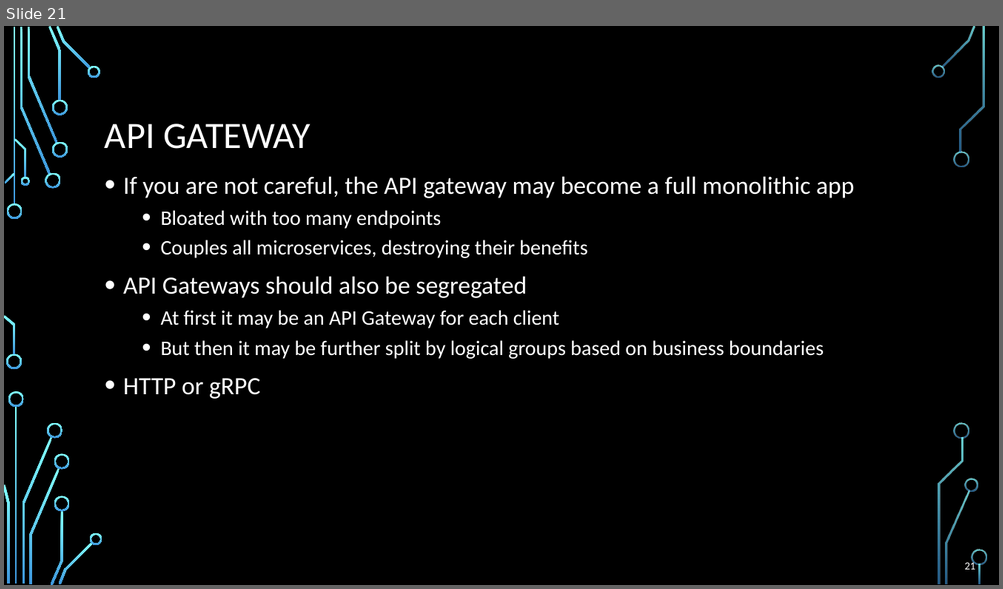
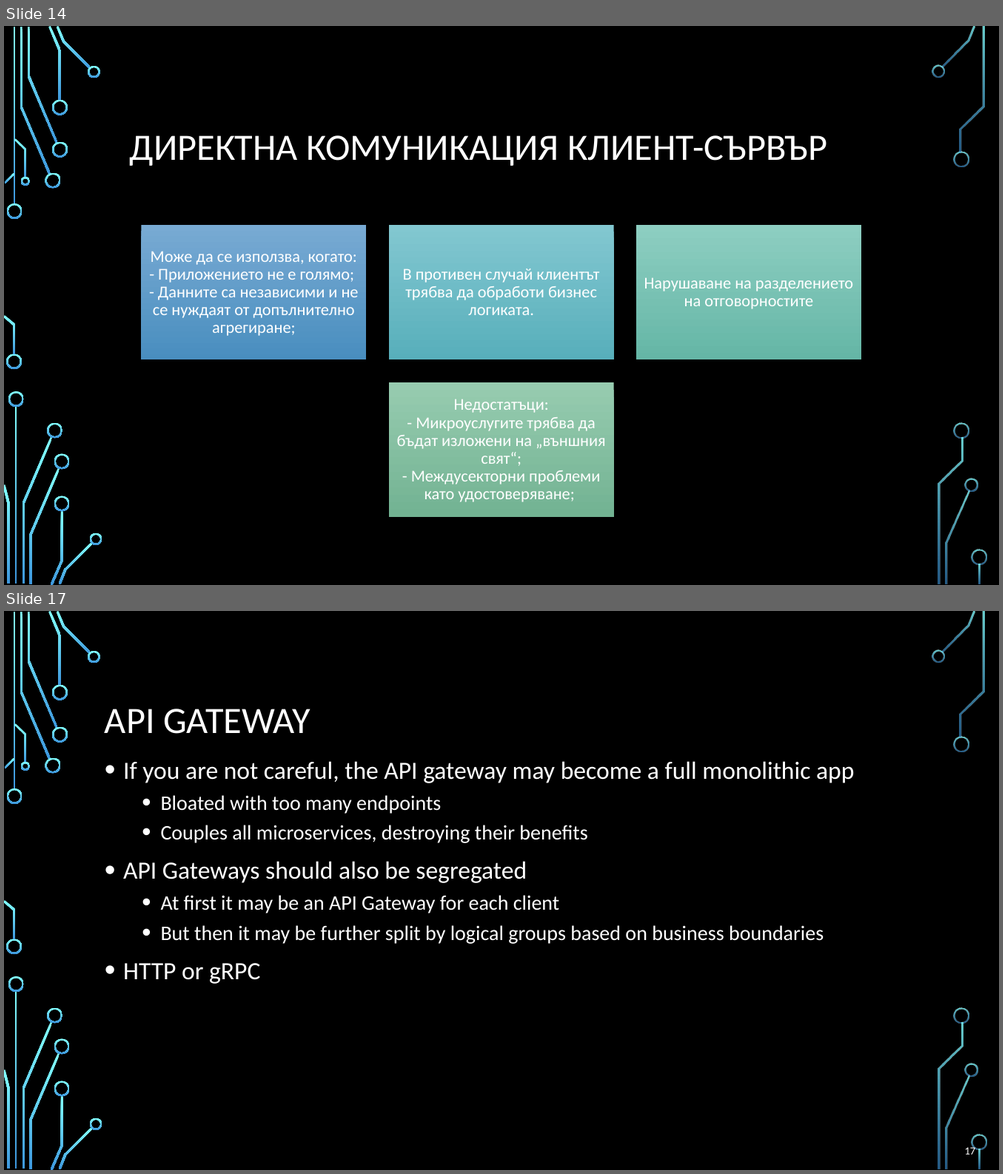
Before and after one commit to profjordanov/doctorate, a slide deck: communications/web_communication_pres.pptx. Shown one above the other, each under a label of ours: slide 21 before the commit, slides 14 and 17 after it; the slides between them are not shown. The pictures are 1003x589 and 1003x1174 pixels, drawn with LibreOffice and Linux fonts; fonts in the diff are those of the drawing; background and template pictures are left out. Boxes give left, top, right and bottom in pixels: in the first picture for what was removed or moved away, otherwise in the second. Text is boxed around its words. In the diff, an @@ line names an element or a change of style, - is before the commit and + after.

```diff
--- a/communications/web_communication_pres.pptx
+++ b/communications/web_communication_pres.pptx
@@ slide 14 added at [4, 26, 999, 585], background picture (left out); not listed: 36 template elements that a slide beside it also shows @@
@@ title added at [130, 136, 827, 166], 36 pt, text #FFFFFF @@
+ДИРЕКТНА КОМУНИКАЦИЯ КЛИЕНТ-СЪРВЪР
@@ group added at [142, 225, 861, 517]: 4 rectangles, 4 texts @@
+Може да се използва, когато:
+- Приложението не е голямо;
+- Данните са независими и не се нуждаят от допълнително агрегиране;
+В противен случай клиентът трябва да обработи бизнес логиката.
+Нарушаване на разделението на отговорностите
+Недостатъци:
+- Микроуслугите трябва да бъдат изложени на „външния свят“;
+- Междусекторни проблеми като удостоверяване;
@@ what was slide 21 is now slide 17 @@
@@ page number at [965, 1146, 976, 1155]: text changed @@
-21
+17
```
Also in this commit, not shown: 11 slides changed, 3 other slides added, 8 slides removed.
